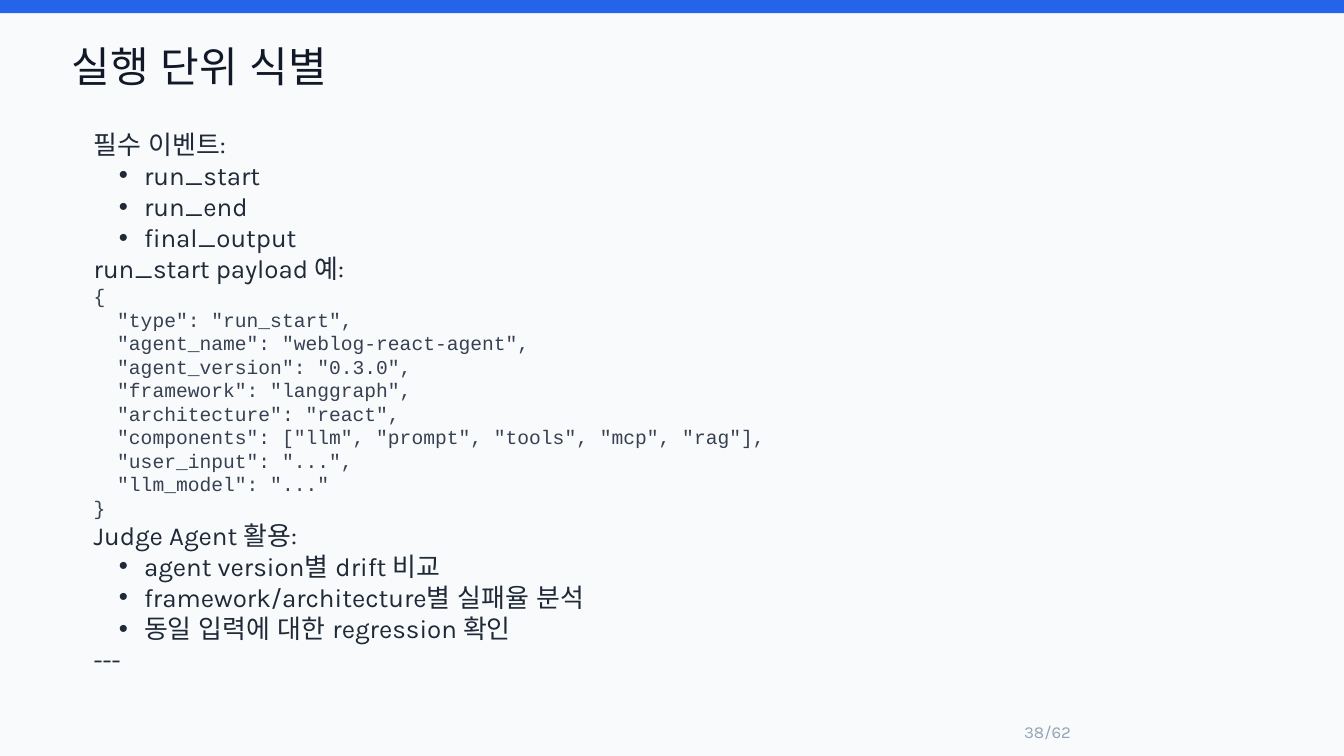
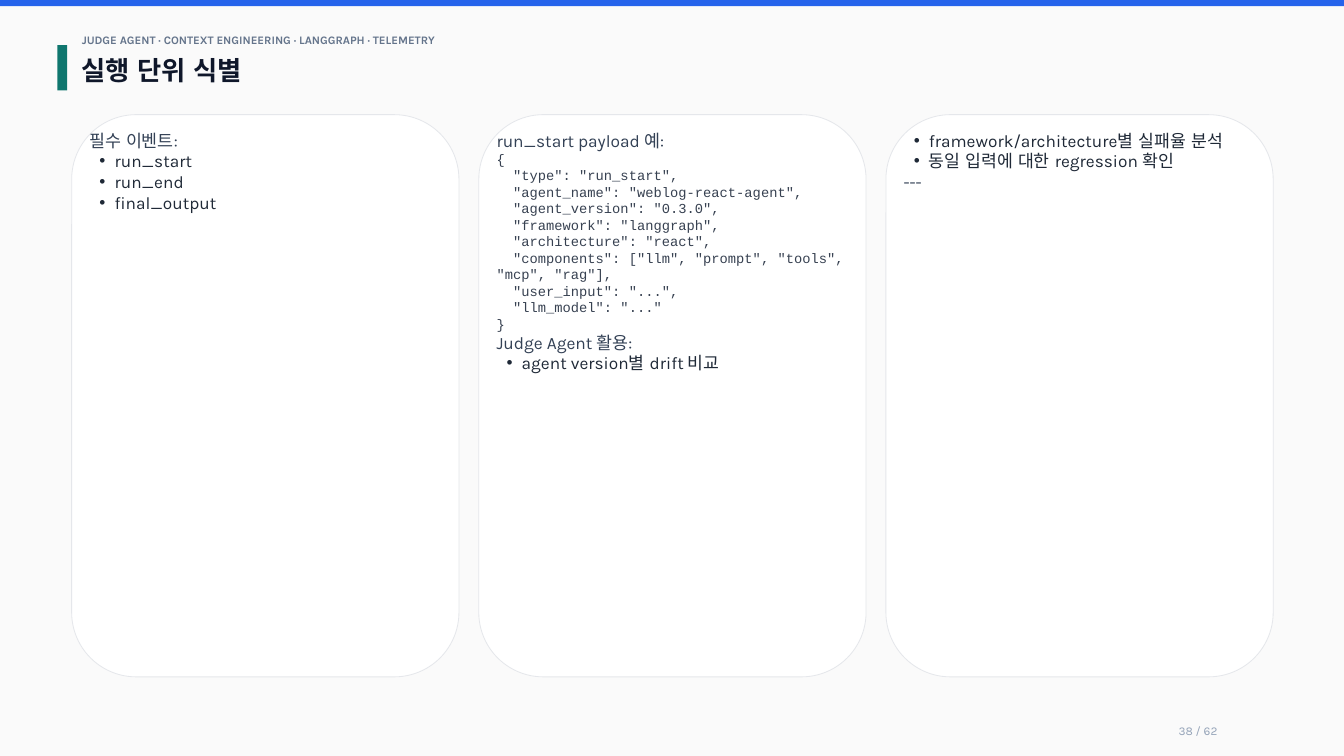
Before and after one commit to lesh915/judge-agent, a slide deck: slide 38 of docs/JUDGE_AGENT_CONTEXT_ENGINEERING_TECH_PRESENTATION.pptx. Drawn at 1344x756 pixels with LibreOffice and Linux fonts; fonts in the diff are those of the drawing. Boxes give left, top, right and bottom in pixels: in the first picture for what was removed or moved away, otherwise in the second. Text is boxed around its words. In the diff, an @@ line names an element or a change of style, - is before the commit and + after.

Commit message:
docs: refine presentation pptx layout

```diff
--- a/docs/JUDGE_AGENT_CONTEXT_ENGINEERING_TECH_PRESENTATION.pptx
+++ b/docs/JUDGE_AGENT_CONTEXT_ENGINEERING_TECH_PRESENTATION.pptx
@@ rectangle resized from (x1=0, y1=0, x2=1344, y2=13) to (x1=0, y1=0, x2=1344, y2=6) @@
@@ rectangle at (x1=0, y1=0, x2=1344, y2=756): fill #F8FAFC to #FAFAFA; outline none to #FAFAFA 0.6 pt @@
@@ rectangle added at (x1=57, y1=45, x2=68, y2=91), fill #0F766E @@
@@ text "실행 단위 식별" moved from (x1=72, y1=47, x2=327, y2=86) to (x1=82, y1=58, x2=241, y2=83) @@
@@ text "실행 단위 식별" at (x1=82, y1=58, x2=241, y2=83): size 30 to 18.8 pt, text colour #111827 to #0F172A, bold on @@
@@ text added at (x1=82, y1=36, x2=435, y2=44), 8.2 pt, text #64748B, bold @@
+JUDGE AGENT · CONTEXT ENGINEERING · LANGGRAPH · TELEMETRY
@@ rounded rectangle added at (x1=72, y1=115, x2=459, y2=678), fill #FFFFFF, outline #E5E7EB 0.6 pt @@
@@ rounded rectangle added at (x1=479, y1=115, x2=866, y2=678), fill #FFFFFF, outline #E5E7EB 0.6 pt @@
@@ rounded rectangle added at (x1=886, y1=115, x2=1273, y2=678), fill #FFFFFF, outline #E5E7EB 0.6 pt @@
@@ text added at (x1=89, y1=132, x2=217, y2=213), 12.3 pt, text #1F2937 @@
+필수 이벤트:
+• run_start
+• run_end
+• final_output
@@ text at (x1=94, y1=132, x2=296, y2=253): paragraphs removed @@
-필수 이벤트:
-• run_start
-• run_end
-• final_output
@@ text "run_start payload 예:" moved from (x1=94, y1=132, x2=764, y2=645) to (x1=497, y1=132, x2=844, y2=374) @@
@@ text at (x1=497, y1=132, x2=720, y2=374): size 18.5 to 12.4 pt, text colour #1F2937 to #334155 in "run_start payload 예:", "Judge Agent 활용:"; size 18.5 to 12.3 pt in "agent version별 drift 비교"; indent changed @@
@@ text added at (x1=929, y1=132, x2=1223, y2=172), 12.3 pt, text #1F2937 @@
+• framework/architecture별 실패율 분석
+• 동일 입력에 대한 regression 확인
+---
@@ text at (x1=497, y1=170, x2=844, y2=314): text changed; size 14 to 9.8 pt @@
-{
-"type": "run_start",
-"agent_name": "weblog-react-agent",
-"agent_version": "0.3.0",
-"framework": "langgraph",
-"architecture": "react",
-"components": ["llm", "prompt", "tools", "mcp", "rag"],
-"user_input": "...",
-"llm_model": "..."
-}
+{
+"type": "run_start",
+"agent_name": "weblog-react-agent",
+"agent_version": "0.3.0",
+"framework": "langgraph",
+"architecture": "react",
+"components": ["llm", "prompt", "tools", "mcp", "rag"],
+"user_input": "...",
+"llm_model": "..."
+}
@@ text at (x1=144, y1=585, x2=584, y2=645): paragraphs removed @@
-• framework/architecture별 실패율 분석
-• 동일 입력에 대한 regression 확인
----
@@ text at (x1=1179, y1=727, x2=1218, y2=735): text changed; size 12 to 8.5 pt @@
-38/62
+38 / 62
```
Also in this commit, not shown: 61 other slides changed.
